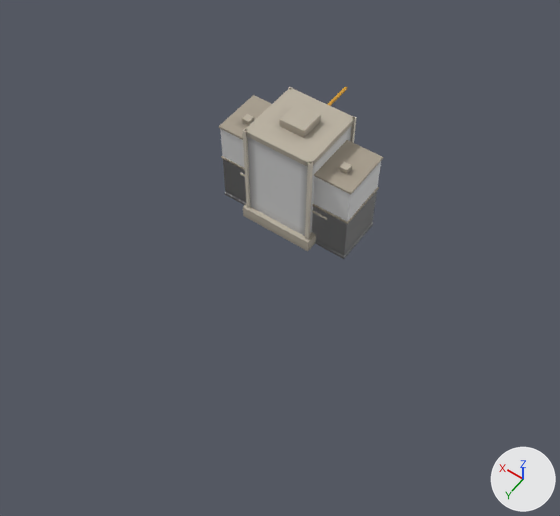
Two versions of the glTF model apps/web/public/assets/city-kit.glb, one commit apart.
Camera for both pictures: a camera (50 mm lens) standing at (-89.0, 133.0, 180.0) and looking at (-8.0, 20.0, 2.0). The axes (+X, +Y, +Z) are drawn at lower right. The lights are the same throughout. The first picture is the older version. Where no turn or scale is listed for an object, it has been applied to the vertices.

Names of what the first picture shows: 'apt9', 'apt9_lod', 'office' and 4 more.
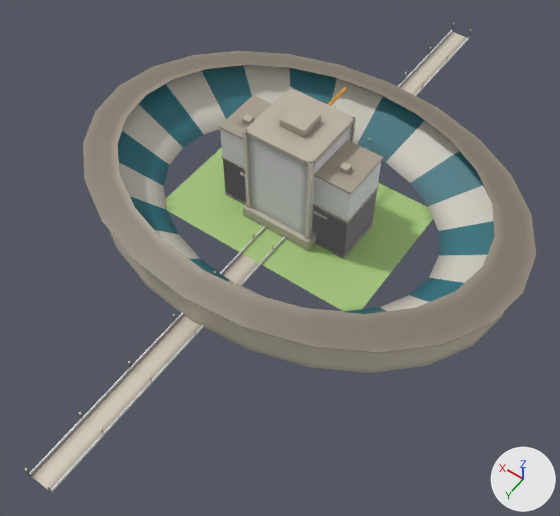
The change, as a diff of the scene's bpy script:
```diff
--- a/apps/web/public/assets/city-kit.glb.py
+++ b/apps/web/public/assets/city-kit.glb.py
@@ me_stadium @@
+me_stadium.from_pydata(...)  # 3075 vertices, 5088 faces; spans x -71.6..71.6, y -53.0..53.0, z -8.0..8.0
+me_stadium.materials.append(mat_kit)
@@ me_bridge @@
+me_bridge.from_pydata(...)  # 1650 vertices, 2332 faces; spans x -4.0..4.0, y -108.0..108.0, z -2.0..2.0
+me_bridge.materials.append(mat_kit)
@@ ob_stadium @@
+ob_stadium = bpy.data.objects.new('stadium', me_stadium)
+ob_stadium.location = (0.0, 0.0, 8.0)
@@ ob_bridge @@
+ob_bridge = bpy.data.objects.new('bridge', me_bridge)
+ob_bridge.location = (0.0, 0.0, 2.0)
```

What differs and where, as boxes (x1, y1, x2, y2) in the pictures (560 x 516 px):
'stadium', added: after (83, 51, 536, 373)
'bridge', added: after (25, 23, 471, 493)
